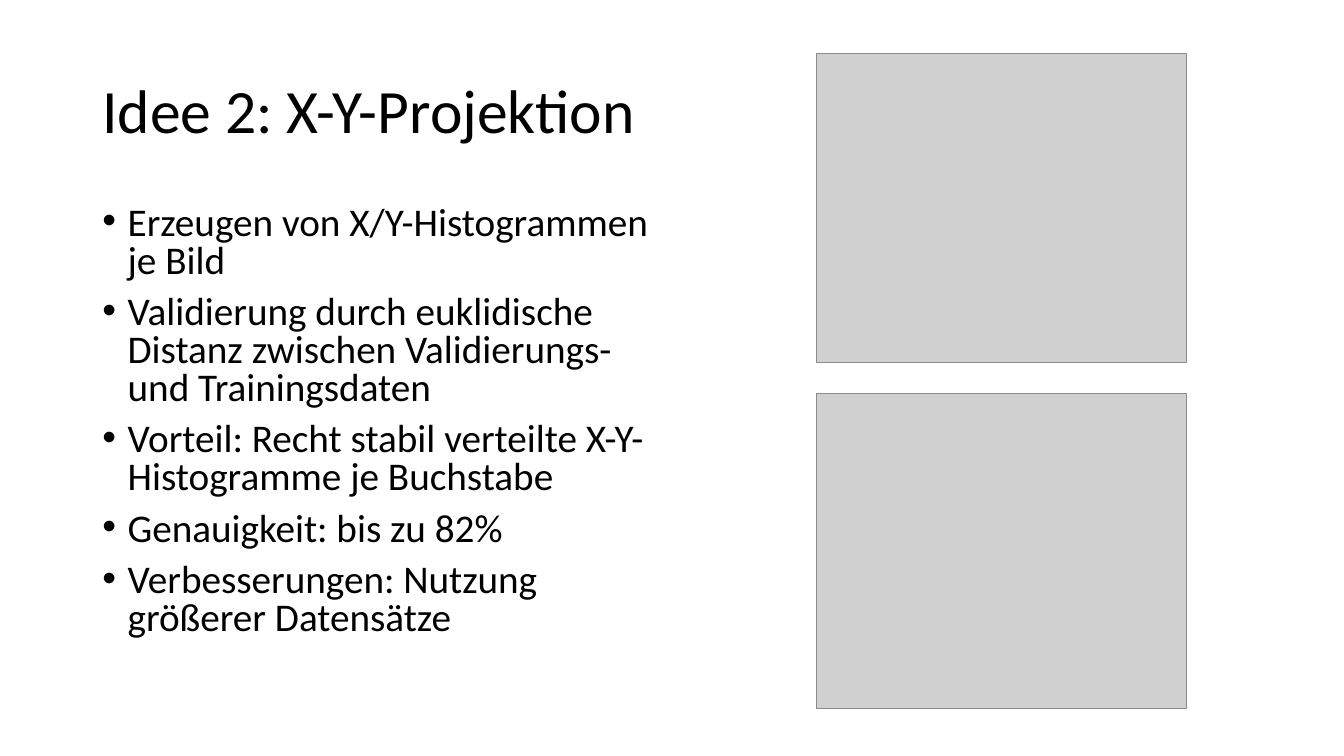
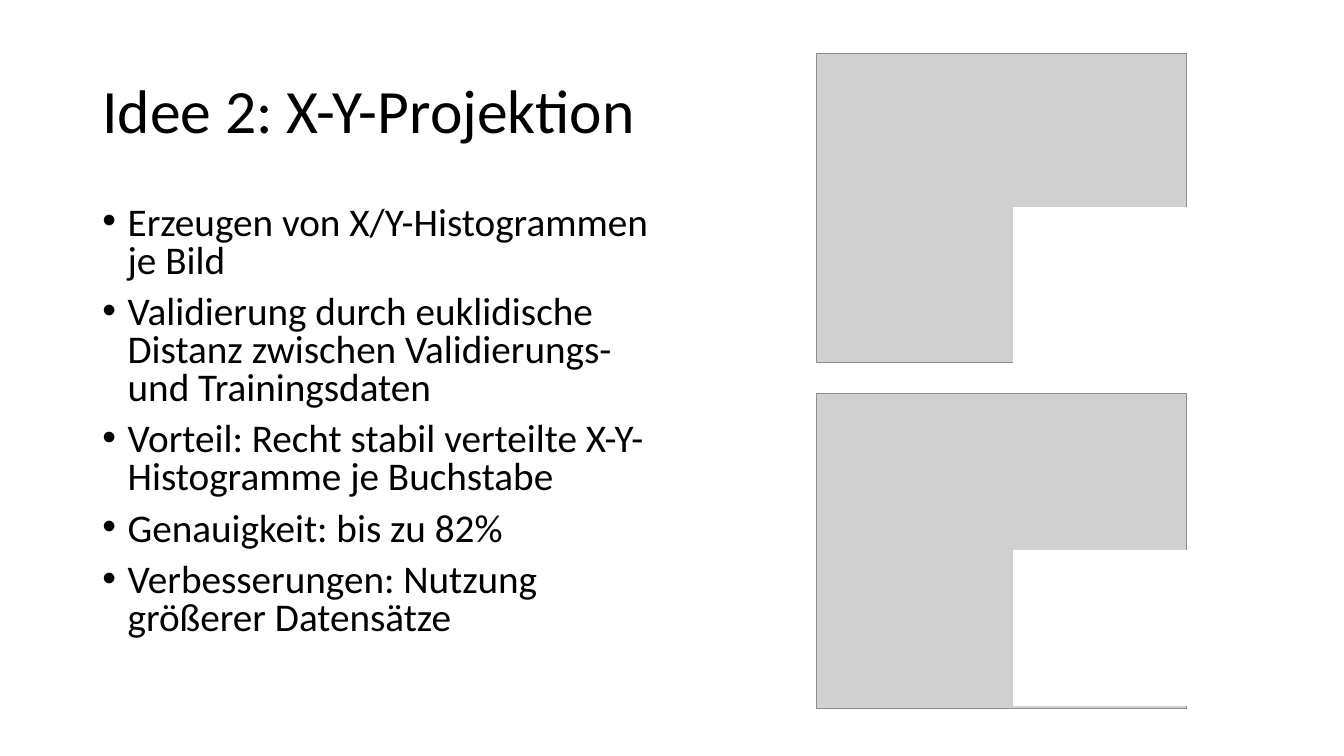
Before and after one commit to ageinpee/ComputerVision, a slide deck: slide 6 of project/Präsentation CV-Prak [Di].pptx. Drawn at 1344x756 pixels with LibreOffice and Linux fonts; fonts in the diff are those of the drawing; grey boxes stand for pictures. Boxes give left, top, right and bottom in pixels: in the first picture for what was removed or moved away, otherwise in the second. Text is boxed around its words. In the diff, an @@ line names an element or a change of style, - is before the commit and + after.

```diff
--- a/project/Präsentation CV-Prak [Di].pptx
+++ b/project/Präsentation CV-Prak [Di].pptx
@@ rectangle added at (x1=1014, y1=208, x2=1209, y2=362), fill #FFFFFF, outline #FFFFFF 1 pt @@
@@ rectangle added at (x1=1014, y1=552, x2=1209, y2=706), fill #FFFFFF, outline #FFFFFF 1 pt @@
```
Also in this commit, not shown: 6 other slides changed, 3 slides added, 1 slide removed.
